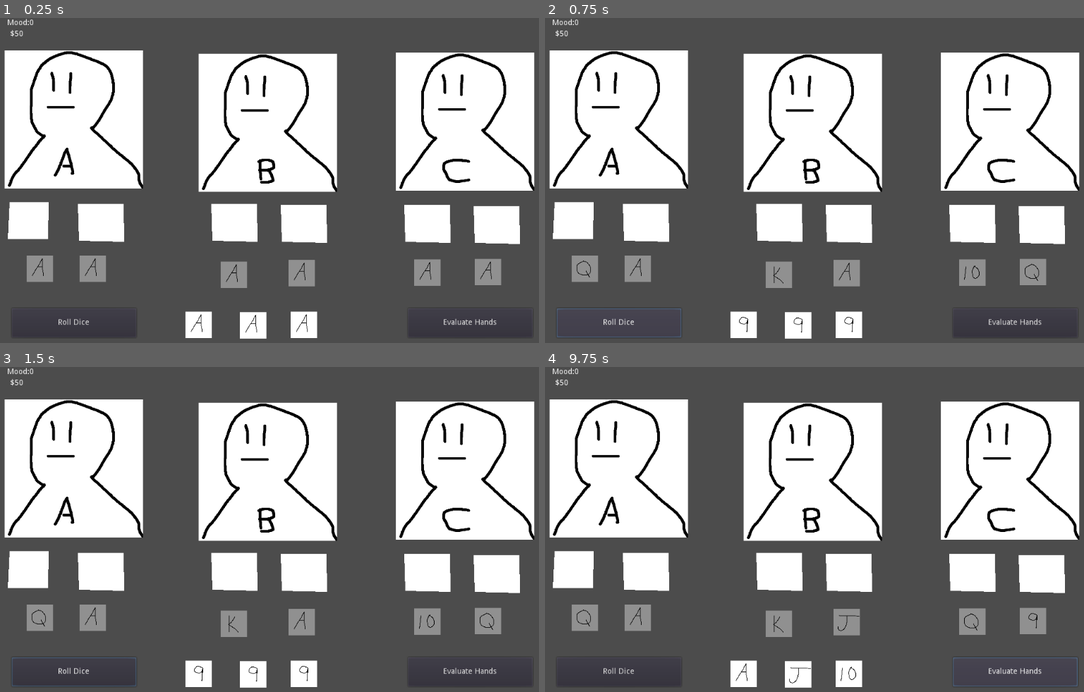
Above: before the commit, frames 1-4 (two rows, left to right).
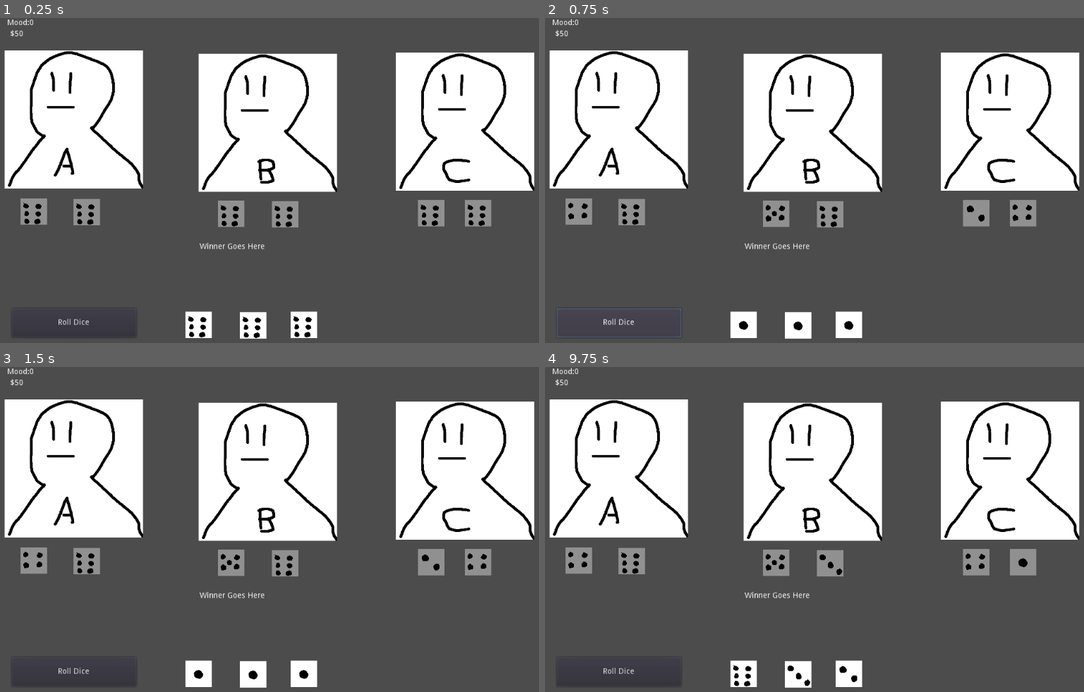
Above: after the commit, the same moments.

Repository: DiegoArmando/GMTK-Game-Jam-2022
Game: Godot game, scene res://Main.tscn
Same seed, same stepped clock (60 frames per second), same inputs: the game is played once before the commit and once after it.
Inputs (mouse positions are in pixels of both pictures, inside the frame that each line leads up to):
- Up to frame 1 (0.25 s): no input
- Up to frame 2 (0.75 s): click "Roll Dice" at 0.5 s
- Up to frame 3 (1.5 s): click (199, 672) at 1.27 s
- Up to frame 4 (9.75 s): click (1013, 672) at 2 s, where only the run before the commit has a clickable "Evaluate Hands"; click (798, 675) at 2.77 s; click (846, 672) at 3.52 s; click "Roll Dice" at 4.25 s; click (744, 672) at 5.02 s; click (1013, 672) at 5.75 s, where only the run before the commit has a clickable "Evaluate Hands"; click (798, 675) at 6.52 s; click (846, 672) at 7.27 s; click "Roll Dice" at 8 s; click (744, 672) at 8.77 s; click (1013, 672) at 9.5 s, where only the run before the commit has a clickable "Evaluate Hands"

The runs differ from the first frame. In frame 1, 9.3% of the frame differs, in the area x 1-98%, y 55-99%; in frame 2, 9.2%; in frame 3, 9.3%; in frame 4, 9.4%, in the area x 1-99%, y 55-99%.
Error after the commit: Invalid call to function 'sort_custom' in base 'Array'. Expected 2 arguments. (res://DiceBoss.gd:113)

Commit message:
Added hand sorting
WIP

Diff:
--- a/DiceBoss.gd
+++ b/DiceBoss.gd
@@ -23,7 +23,15 @@
 onready var publics = [public_1, public_2, public_3]
 onready var rolled = [rolled_1, rolled_2, rolled_3, rolled_4, rolled_5, rolled_6]
 
+enum hand_type {BUST, TWO, STRAIGHT, THREE}
+
 var rng = RandomNumberGenerator.new()
+
+class HandSorter:
+	static func sort_ascending(a,b):
+		if a[0] == b[0]:
+			return a[1] < b[1]
+		return a[0] < b[0]
 # Declare member variables here. Examples:
 # var a = 2
 # var b = "text"
@@ -43,33 +51,74 @@
 func _on_RollButton_pressed():
 	var rand_num = 0
 	for die in publics:
-		rand_num = rng.randi_range(0,5)
-		match rand_num:
-			0:
-				die.animation = "9"
-			1:
-				die.animation = "10"
-			2:
-				die.animation = "J"
-			3:
-				die.animation = "Q"
-			4:
-				die.animation = "K"
-			5:
-				die.animation = "A"
+		rand_num = rng.randi_range(1,6)
+		die.animation = str(rand_num)
 
 	for die in rolled:
-		rand_num = rng.randi_range(0,5)
-		match rand_num:
-			0:
-				die.animation = "9"
-			1:
-				die.animation = "10"
-			2:
-				die.animation = "J"
-			3:
-				die.animation = "Q"
-			4:
-				die.animation = "K"
-			5:
-				die.animation = "A"
+		rand_num = rng.randi_range(1,6)
+		die.animation = str(rand_num)
+
+
+
+
+func _on_D1Button_pressed():
+	#var tmp = $PublicDice.get_node("Public Die 1").animation
+	evaluate_hands(int($PublicDice.get_node("Public Die 1").animation))
+	pass # Replace with function body.
+
+
+func _on_D2Button_pressed():
+	evaluate_hands(int($PublicDice.get_node("Public Die 2").animation))
+	pass # Replace with function body.
+
+
+func _on_D3Button_pressed():
+	evaluate_hands(int($PublicDice.get_node("Public Die 3").animation))
+	pass # Replace with function body.
+
+
+func determine_type(hand_values):
+	if hand_values[0] == hand_values[1] and hand_values[1] == hand_values[2]:
+		return hand_type.THREE
+	elif (hand_values[0] + 1) == hand_values[1] and (hand_values[1] + 1) == hand_values[2]:
+		return hand_type.STRAIGHT
+	elif hand_values[0] == hand_values[1] or hand_values[1] == hand_values[2]:
+		return hand_type.TWO
+
+	return hand_type.BUST
+
+func evaluate_hands(public_die_value):
+
+	var p1_hand = [int($DicePool.get_node("Die 1").animation), int($DicePool.get_node("Die 2").animation), public_die_value]
+	var p2_hand = [int($DicePool.get_node("Die 3").animation), int($DicePool.get_node("Die 4").animation), public_die_value]
+	var p3_hand = [int($DicePool.get_node("Die 5").animation), int($DicePool.get_node("Die 6").animation), public_die_value]
+
+	p1_hand.sort()
+	p2_hand.sort()
+	p3_hand.sort()
+
+	var p1_high = p1_hand.back()
+	var p2_high = p2_hand.back()
+	var p3_high = p3_hand.back()
+
+	var p1_type = determine_type(p1_hand)
+	var p2_type = determine_type(p2_hand)
+	var p3_type = determine_type(p3_hand)
+
+	var p1_hand_obj = [p1_type, p1_high]
+	var p2_hand_obj = [p2_type, p2_high]
+	var p3_hand_obj = [p3_type, p3_high]
+
+	var all_hands = [p1_hand_obj, p2_hand_obj, p3_hand_obj]
+	all_hands.sort_custom()
+	var winner
+	match all_hands.back():
+		p1_hand_obj:
+			winner = "Player 1"
+		p2_hand_obj:
+			winner = "Player 2"
+		p3_hand_obj:
+			winner = "Player 3"
+
+	$TestText.text = "Winner is " + winner
+	#pass
--- a/Main.tscn
+++ b/Main.tscn
@@ -17,7 +17,6 @@
 [ext_resource path="res://Sprites/Die_K.png" type="Texture" id=15]
 [ext_resource path="res://Sprites/Die_9.png" type="Texture" id=16]
 [ext_resource path="res://Sprites/Die_A.png" type="Texture" id=17]
-[ext_resource path="res://PublicDie.gd" type="Script" id=18]
 
 [sub_resource type="SpriteFrames" id=1]
 animations = [ {
@@ -78,34 +77,34 @@
 
 [sub_resource type="SpriteFrames" id=4]
 animations = [ {
+"frames": [ ExtResource( 14 ) ],
+"loop": true,
+"name": "2",
+"speed": 5.0
+}, {
+"frames": [ ExtResource( 13 ) ],
+"loop": true,
+"name": "3",
+"speed": 5.0
+}, {
+"frames": [ ExtResource( 17 ) ],
+"loop": true,
+"name": "6",
+"speed": 5.0
+}, {
+"frames": [ ExtResource( 12 ) ],
+"loop": true,
+"name": "4",
+"speed": 5.0
+}, {
+"frames": [ ExtResource( 15 ) ],
+"loop": true,
+"name": "5",
+"speed": 5.0
+}, {
 "frames": [ ExtResource( 16 ) ],
 "loop": true,
-"name": "9",
-"speed": 5.0
-}, {
-"frames": [ ExtResource( 15 ) ],
-"loop": true,
-"name": "K",
-"speed": 5.0
-}, {
-"frames": [ ExtResource( 17 ) ],
-"loop": true,
-"name": "A",
-"speed": 5.0
-}, {
-"frames": [ ExtResource( 14 ) ],
-"loop": true,
-"name": "10",
-"speed": 5.0
-}, {
-"frames": [ ExtResource( 13 ) ],
-"loop": true,
-"name": "J",
-"speed": 5.0
-}, {
-"frames": [ ExtResource( 12 ) ],
-"loop": true,
-"name": "Q",
+"name": "1",
 "speed": 5.0
 } ]
 
@@ -139,6 +138,7 @@
 margin_bottom = 62.0
 
 [node name="Area2D" type="Area2D" parent="P1"]
+visible = false
 position = Vector2( 68, 367.5 )
 
 [node name="CollisionShape2D" type="CollisionShape2D" parent="P1/Area2D"]
@@ -148,6 +148,7 @@
 polygon = PoolVector2Array( -34, -32.5, 37, -32.5, 36, 34.5, -37, 34.5 )
 
 [node name="SlotB" type="Polygon2D" parent="P1"]
+visible = false
 position = Vector2( 126, 2 )
 polygon = PoolVector2Array( 32, 336, 115, 336, 116, 405, 34, 403 )
 
@@ -176,10 +177,12 @@
 margin_bottom = 374.8
 
 [node name="SlotA" type="Polygon2D" parent="P2"]
+visible = false
 position = Vector2( 368, 2 )
 polygon = PoolVector2Array( 32, 336, 115, 336, 116, 405, 34, 403 )
 
 [node name="SlotB" type="Polygon2D" parent="P2"]
+visible = false
 position = Vector2( 494, 4 )
 polygon = PoolVector2Array( 32, 336, 115, 336, 116, 405, 34, 403 )
 
@@ -204,10 +207,12 @@
 margin_bottom = 423.0
 
 [node name="SlotA" type="Polygon2D" parent="P3"]
+visible = false
 position = Vector2( 718, 4 )
 polygon = PoolVector2Array( 32, 336, 115, 336, 116, 405, 34, 403 )
 
 [node name="SlotB" type="Polygon2D" parent="P3"]
+visible = false
 position = Vector2( 844, 6 )
 polygon = PoolVector2Array( 32, 336, 115, 336, 116, 405, 34, 403 )
 
@@ -229,31 +234,52 @@
 position = Vector2( 377, 558 )
 scale = Vector2( 0.0974999, 0.0974999 )
 frames = SubResource( 4 )
-animation = "A"
+animation = "6"
+
+[node name="D1Button" type="Button" parent="DiceBoss/PublicDice/Public Die 1"]
+self_modulate = Color( 1, 1, 1, 0 )
+margin_left = -287.18
+margin_top = -276.923
+margin_right = 307.82
+margin_bottom = 287.077
 
 [node name="Public Die 2" type="AnimatedSprite" parent="DiceBoss/PublicDice"]
 position = Vector2( 476, 559 )
 scale = Vector2( 0.0974999, 0.0974999 )
 frames = SubResource( 4 )
-animation = "A"
+animation = "6"
+
+[node name="D2Button" type="Button" parent="DiceBoss/PublicDice/Public Die 2"]
+self_modulate = Color( 1, 1, 1, 0 )
+margin_left = -287.18
+margin_top = -276.923
+margin_right = 307.82
+margin_bottom = 287.077
 
 [node name="Public Die 3" type="AnimatedSprite" parent="DiceBoss/PublicDice"]
 position = Vector2( 568, 558 )
 scale = Vector2( 0.0974999, 0.0974999 )
 frames = SubResource( 4 )
-animation = "A"
+animation = "6"
+
+[node name="D3Button" type="Button" parent="DiceBoss/PublicDice/Public Die 3"]
+self_modulate = Color( 1, 1, 1, 0 )
+margin_left = -287.18
+margin_top = -276.923
+margin_right = 307.82
+margin_bottom = 287.077
 
 [node name="DicePool" type="Node" parent="DiceBoss"]
 
 [node name="Die 1" type="AnimatedSprite" parent="DiceBoss/DicePool"]
 modulate = Color( 0.568627, 0.568627, 0.568627, 1 )
-position = Vector2( 89, 456 )
-scale = Vector2( 0.0974999, 0.0974999 )
-frames = SubResource( 4 )
-animation = "A"
-script = ExtResource( 18 )
+position = Vector2( 78, 352 )
+scale = Vector2( 0.0974999, 0.0974999 )
+frames = SubResource( 4 )
+animation = "6"
 
 [node name="KinematicBody2D" type="KinematicBody2D" parent="DiceBoss/DicePool/Die 1"]
+visible = false
 scale = Vector2( 10.2564, 10.2564 )
 input_pickable = true
 
@@ -262,13 +288,13 @@
 
 [node name="Die 2" type="AnimatedSprite" parent="DiceBoss/DicePool"]
 modulate = Color( 0.568627, 0.568627, 0.568627, 1 )
-position = Vector2( 185, 456 )
-scale = Vector2( 0.0974999, 0.0974999 )
-frames = SubResource( 4 )
-animation = "A"
-script = ExtResource( 18 )
+position = Vector2( 174, 353 )
+scale = Vector2( 0.0974999, 0.0974999 )
+frames = SubResource( 4 )
+animation = "6"
 
 [node name="KinematicBody2D" type="KinematicBody2D" parent="DiceBoss/DicePool/Die 2"]
+visible = false
 scale = Vector2( 10.2564, 10.2564 )
 input_pickable = true
 
@@ -277,13 +303,13 @@
 
 [node name="Die 3" type="AnimatedSprite" parent="DiceBoss/DicePool"]
 modulate = Color( 0.568627, 0.568627, 0.568627, 1 )
-position = Vector2( 441, 467 )
-scale = Vector2( 0.0974999, 0.0974999 )
-frames = SubResource( 4 )
-animation = "A"
-script = ExtResource( 18 )
+position = Vector2( 436, 356 )
+scale = Vector2( 0.0974999, 0.0974999 )
+frames = SubResource( 4 )
+animation = "6"
 
 [node name="KinematicBody2D" type="KinematicBody2D" parent="DiceBoss/DicePool/Die 3"]
+visible = false
 scale = Vector2( 10.2564, 10.2564 )
 input_pickable = true
 
@@ -292,13 +318,13 @@
 
 [node name="Die 4" type="AnimatedSprite" parent="DiceBoss/DicePool"]
 modulate = Color( 0.568627, 0.568627, 0.568627, 1 )
-position = Vector2( 564, 464 )
-scale = Vector2( 0.0974999, 0.0974999 )
-frames = SubResource( 4 )
-animation = "A"
-script = ExtResource( 18 )
+position = Vector2( 534, 357 )
+scale = Vector2( 0.0974999, 0.0974999 )
+frames = SubResource( 4 )
+animation = "6"
 
 [node name="KinematicBody2D" type="KinematicBody2D" parent="DiceBoss/DicePool/Die 4"]
+visible = false
 scale = Vector2( 10.2564, 10.2564 )
 input_pickable = true
 
@@ -307,13 +333,13 @@
 
 [node name="Die 5" type="AnimatedSprite" parent="DiceBoss/DicePool"]
 modulate = Color( 0.568627, 0.568627, 0.568627, 1 )
-position = Vector2( 792, 463 )
-scale = Vector2( 0.0974999, 0.0974999 )
-frames = SubResource( 4 )
-animation = "A"
-script = ExtResource( 18 )
+position = Vector2( 799, 355 )
+scale = Vector2( 0.0974999, 0.0974999 )
+frames = SubResource( 4 )
+animation = "6"
 
 [node name="KinematicBody2D" type="KinematicBody2D" parent="DiceBoss/DicePool/Die 5"]
+visible = false
 scale = Vector2( 10.2564, 10.2564 )
 input_pickable = true
 
@@ -322,18 +348,25 @@
 
 [node name="Die 6" type="AnimatedSprite" parent="DiceBoss/DicePool"]
 modulate = Color( 0.568627, 0.568627, 0.568627, 1 )
-position = Vector2( 902, 462 )
-scale = Vector2( 0.0974999, 0.0974999 )
-frames = SubResource( 4 )
-animation = "A"
-script = ExtResource( 18 )
+position = Vector2( 884, 355 )
+scale = Vector2( 0.0974999, 0.0974999 )
+frames = SubResource( 4 )
+animation = "6"
 
 [node name="KinematicBody2D" type="KinematicBody2D" parent="DiceBoss/DicePool/Die 6"]
+visible = false
 scale = Vector2( 10.2564, 10.2564 )
 input_pickable = true
 
 [node name="CollisionShape2D" type="CollisionShape2D" parent="DiceBoss/DicePool/Die 6/KinematicBody2D"]
 shape = SubResource( 5 )
+
+[node name="TestText" type="RichTextLabel" parent="DiceBoss"]
+margin_left = 379.0
+margin_top = 409.0
+margin_right = 616.0
+margin_bottom = 468.0
+text = "Winner Goes Here"
 
 [node name="RollButton" type="Button" parent="."]
 margin_left = 38.0
@@ -342,13 +375,9 @@
 margin_bottom = 581.0
 text = "Roll Dice"
 
-[node name="ScoreButton" type="Button" parent="."]
-margin_left = 757.0
-margin_top = 528.0
-margin_right = 983.0
-margin_bottom = 581.0
-text = "Evaluate Hands"
-
+[connection signal="pressed" from="DiceBoss/PublicDice/Public Die 1/D1Button" to="DiceBoss" method="_on_D1Button_pressed"]
+[connection signal="pressed" from="DiceBoss/PublicDice/Public Die 2/D2Button" to="DiceBoss" method="_on_D2Button_pressed"]
+[connection signal="pressed" from="DiceBoss/PublicDice/Public Die 3/D3Button" to="DiceBoss" method="_on_D3Button_pressed"]
 [connection signal="mouse_entered" from="DiceBoss/DicePool/Die 1/KinematicBody2D" to="DiceBoss/DicePool/Die 1" method="_on_KinematicBody2D_mouse_entered"]
 [connection signal="mouse_exited" from="DiceBoss/DicePool/Die 1/KinematicBody2D" to="DiceBoss/DicePool/Die 1" method="_on_KinematicBody2D_mouse_exited"]
 [connection signal="mouse_entered" from="DiceBoss/DicePool/Die 2/KinematicBody2D" to="DiceBoss/DicePool/Die 2" method="_on_KinematicBody2D_mouse_entered"]
Not shown: 1 places in Main.tscn that only renumber resources
Binary file changed: Sprites/Die_10.png
Binary file changed: Sprites/Die_9.png
Binary file changed: Sprites/Die_A.png
Binary file changed: Sprites/Die_J.png
Binary file changed: Sprites/Die_K.png
Binary file changed: Sprites/Die_Q.png
